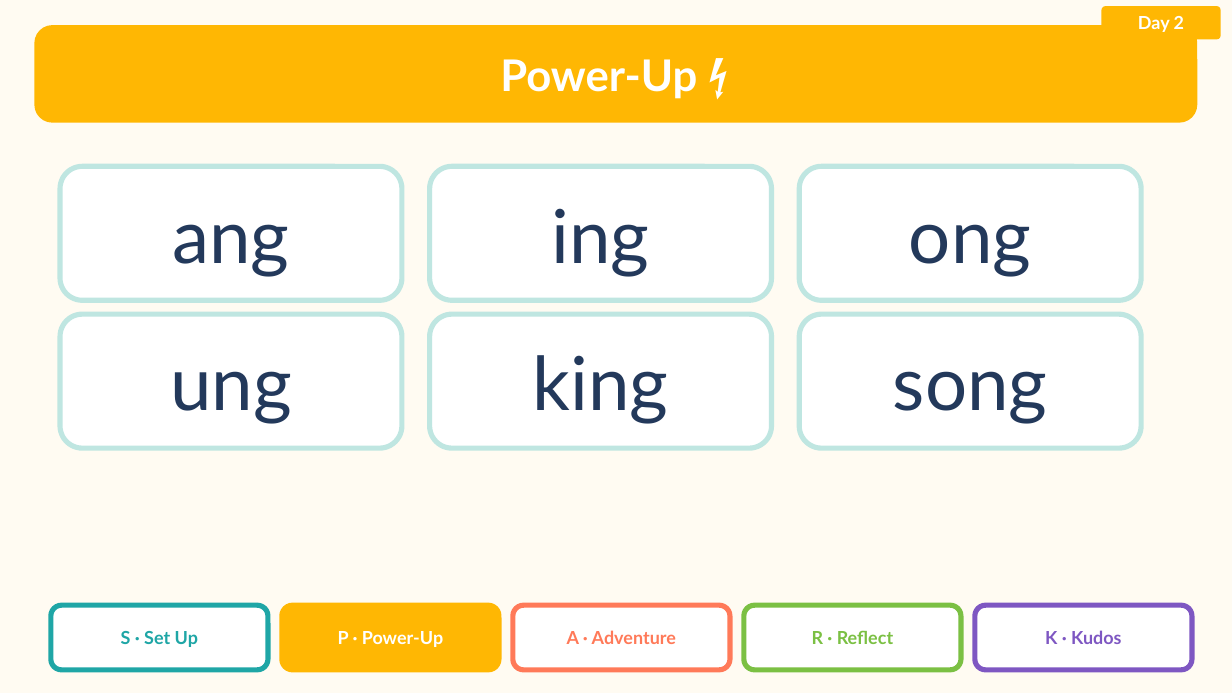
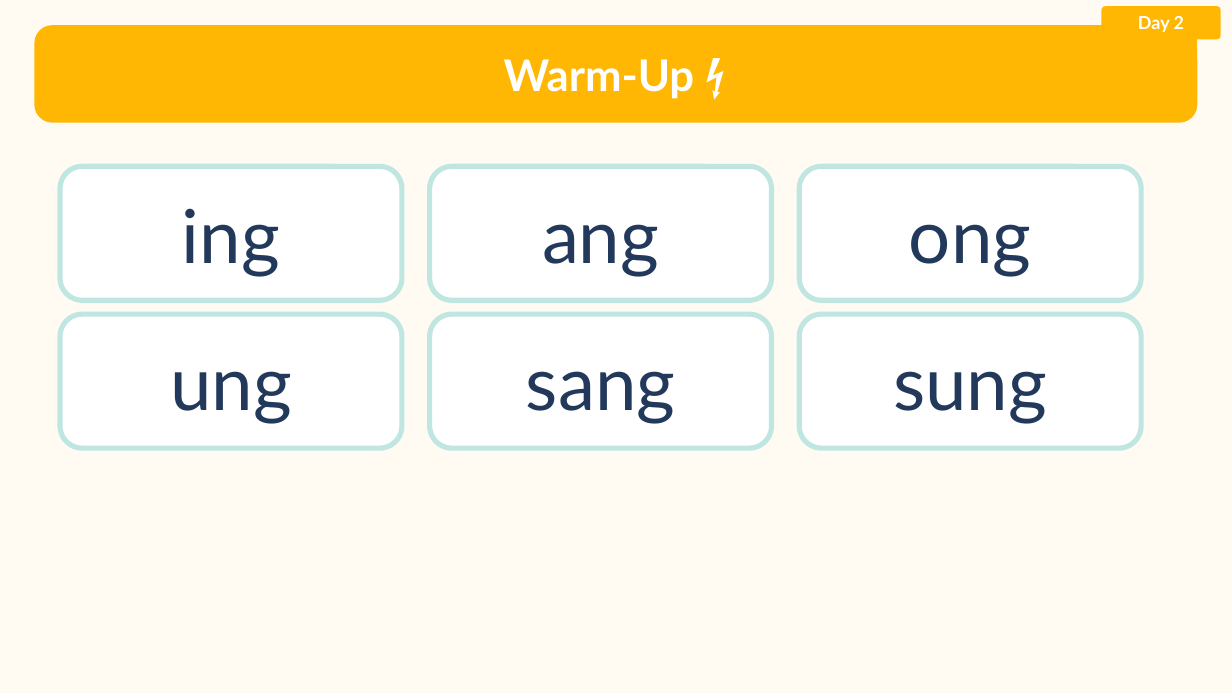
Before and after one commit to Silkwormx/island-readers, a slide deck: slide 23 of teachers/ng/Lesson3.1_ng_Slide_Presentation.pptx (slide 25 before the commit). Drawn at 1232x693 pixels with LibreOffice and Linux fonts; fonts in the diff are those of the drawing. Boxes give left, top, right and bottom in pixels: in the first picture for what was removed or moved away, otherwise in the second. Text is boxed around its words. In the diff, an @@ line names an element or a change of style, - is before the commit and + after.

```diff
--- a/teachers/ng/Lesson3.1_ng_Slide_Presentation.pptx
+++ b/teachers/ng/Lesson3.1_ng_Slide_Presentation.pptx
@@ text at (504, 59, 695, 99): text changed @@
-Power-Up ⚡
+Warm-Up ⚡
@@ text at (182, 208, 280, 277): text changed @@
-ang
+ing
@@ text at (542, 224, 659, 277): text changed @@
-ing
+ang
@@ text at (526, 371, 675, 424): text changed @@
-king
+sang
@@ text at (893, 371, 1047, 424): text changed @@
-song
+sung
@@ rounded rectangle removed at (51, 605, 268, 670) @@
@@ rounded rectangle removed at (282, 605, 499, 670) @@
@@ rounded rectangle removed at (513, 605, 730, 670) @@
@@ rounded rectangle removed at (744, 605, 961, 670) @@
@@ rounded rectangle removed at (975, 605, 1192, 670) @@
@@ text removed at (121, 631, 198, 647) @@
-S · Set Up
@@ text removed at (338, 631, 443, 647) @@
-P · Power-Up
@@ text removed at (567, 630, 676, 644) @@
-A · Adventure
@@ text removed at (812, 630, 893, 644) @@
-R · Reflect
@@ text removed at (1045, 630, 1121, 644) @@
-K · Kudos
```
Also in this commit, not shown: 46 other slides changed, 5 slides added, 21 slides removed, 19 other files.
